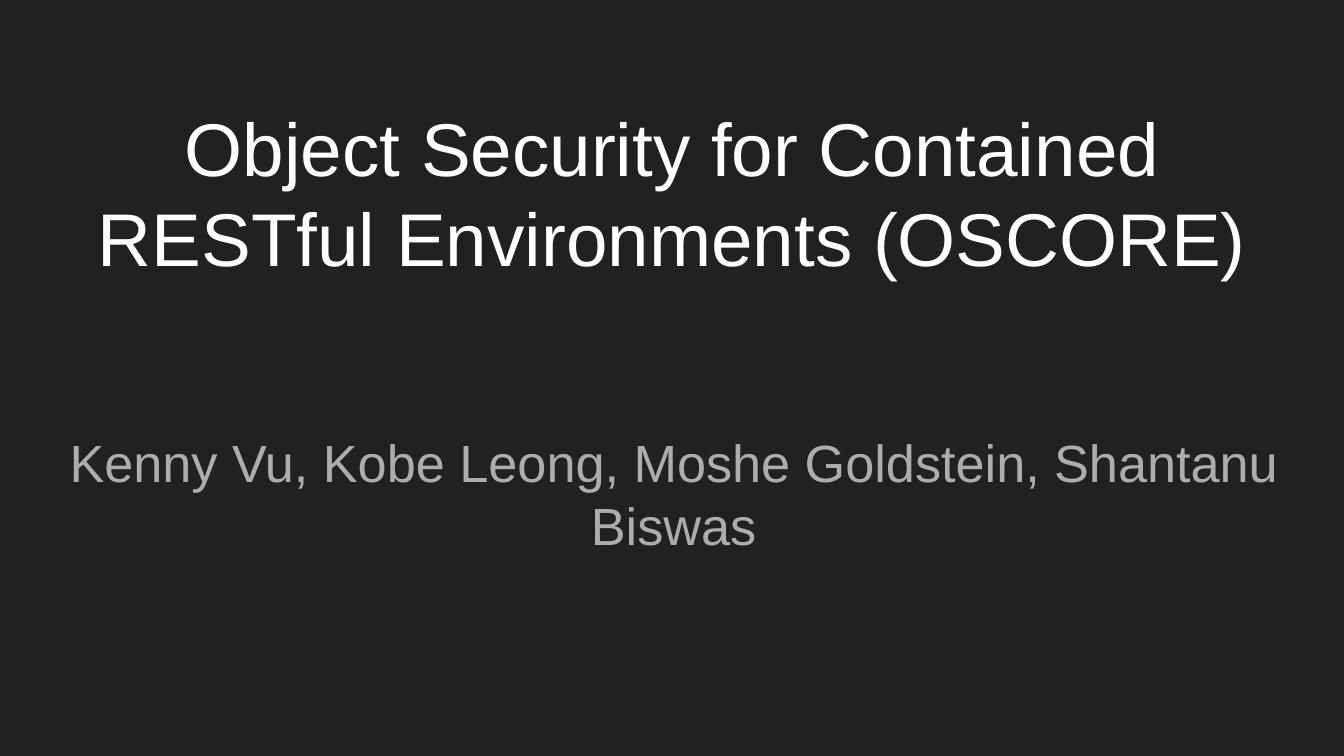
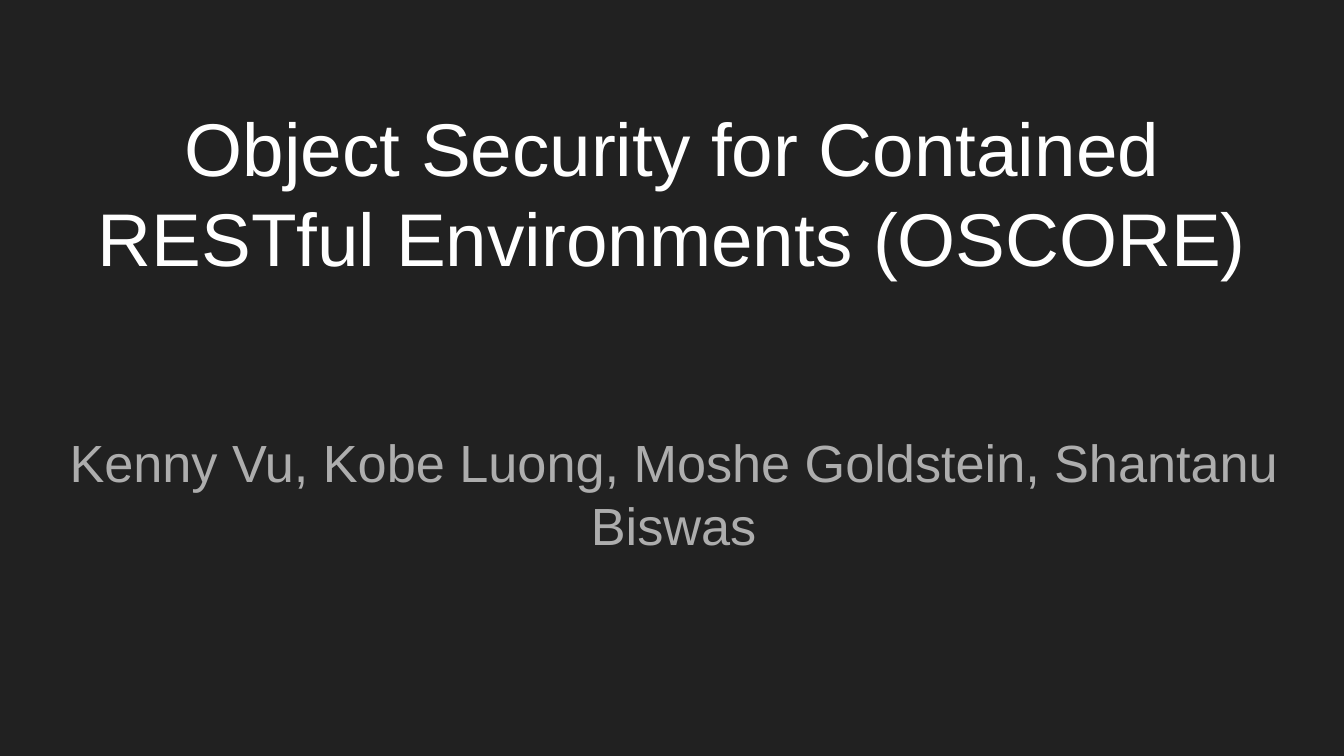
Before and after one commit to kluong2/OSCORE-Research, a slide deck: slide 1 of OSCORE Presentation.pptx. Drawn at 1344x756 pixels with LibreOffice and Linux fonts; fonts in the diff are those of the drawing. Boxes give left, top, right and bottom in pixels: in the first picture for what was removed or moved away, otherwise in the second. Text is boxed around its words. In the diff, an @@ line names an element or a change of style, - is before the commit and + after.

```diff
--- a/OSCORE Presentation.pptx
+++ b/OSCORE Presentation.pptx
@@ subtitle at <box>70,444,1278,546</box>: text changed @@
-Kenny Vu, Kobe Leong, Moshe Goldstein, Shantanu Biswas
+Kenny Vu, Kobe Luong, Moshe Goldstein, Shantanu Biswas
```
Also in this commit, not shown: 1 other file.
